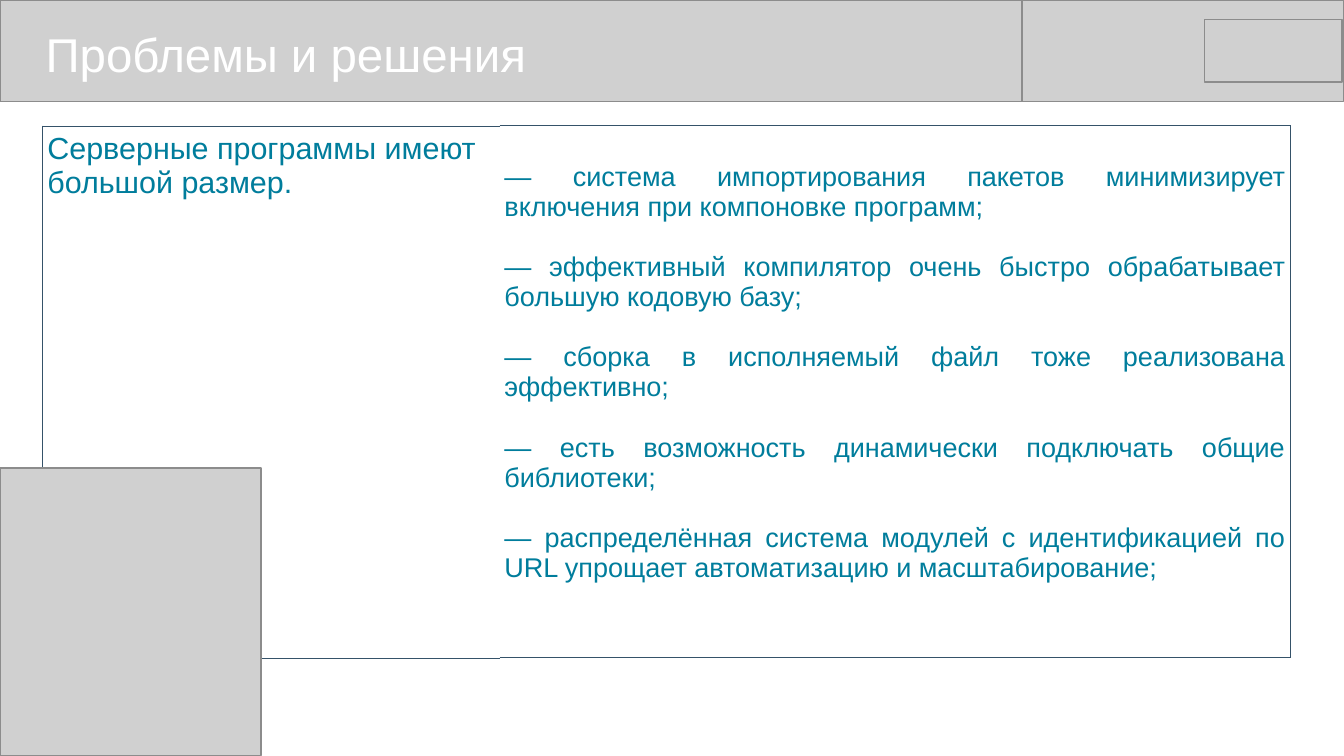
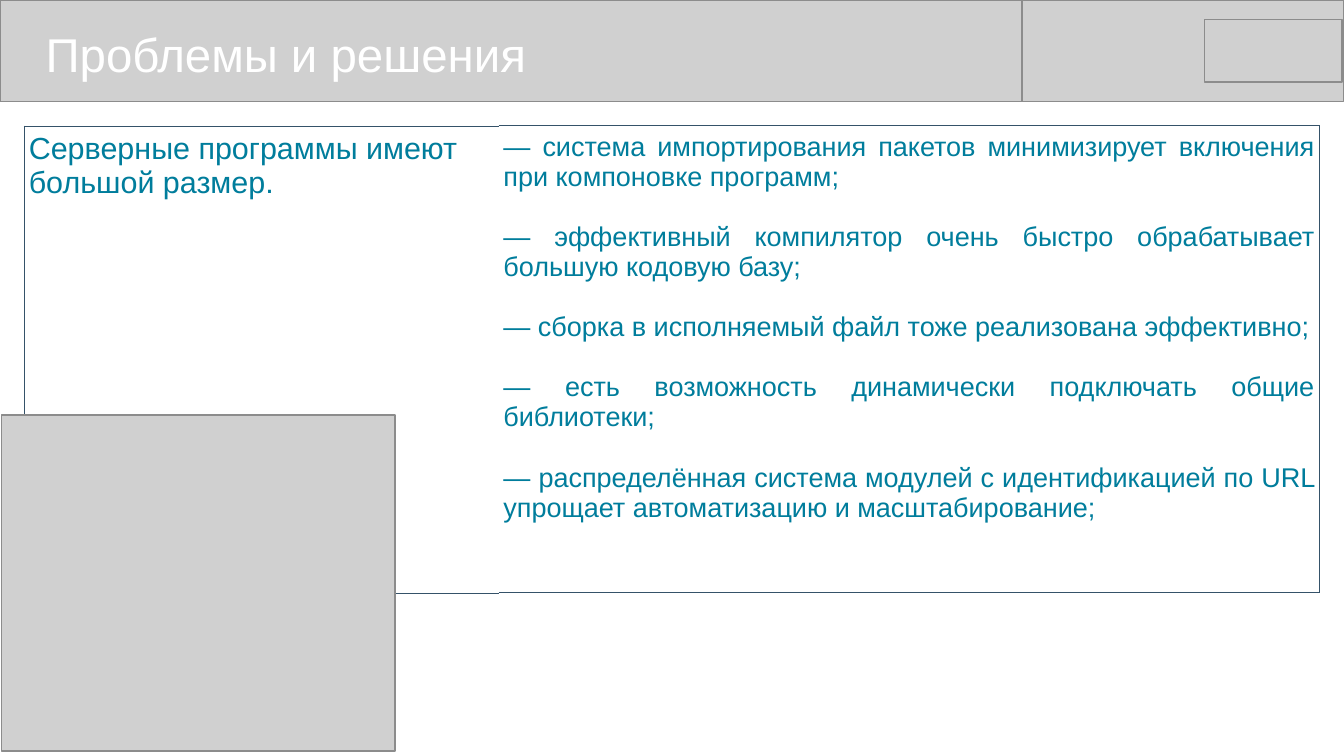
Before and after one commit to mike-shock/Go_language, a slide deck: slide 12 of view/Go_View.odp. Drawn at 1344x756 pixels with LibreOffice and Linux fonts; fonts in the diff are those of the drawing; grey boxes stand for pictures. Boxes give left, top, right and bottom in pixels: in the first picture for what was removed or moved away, otherwise in the second. Text is boxed around its words. In the diff, an @@ line names an element or a change of style, - is before the commit and + after.

```diff
--- a/view/Go_View.odp
+++ b/view/Go_View.odp
@@ table: place and size @@
-table at <box>43,126,1292,617</box>
+table at <box>24,126,1321,556</box>
@@ picture: place and size @@
-picture at <box>0,468,261,756</box>
+picture at <box>2,416,395,752</box>
```
Also in this commit, not shown: 11 other slides changed, 3 other files.
